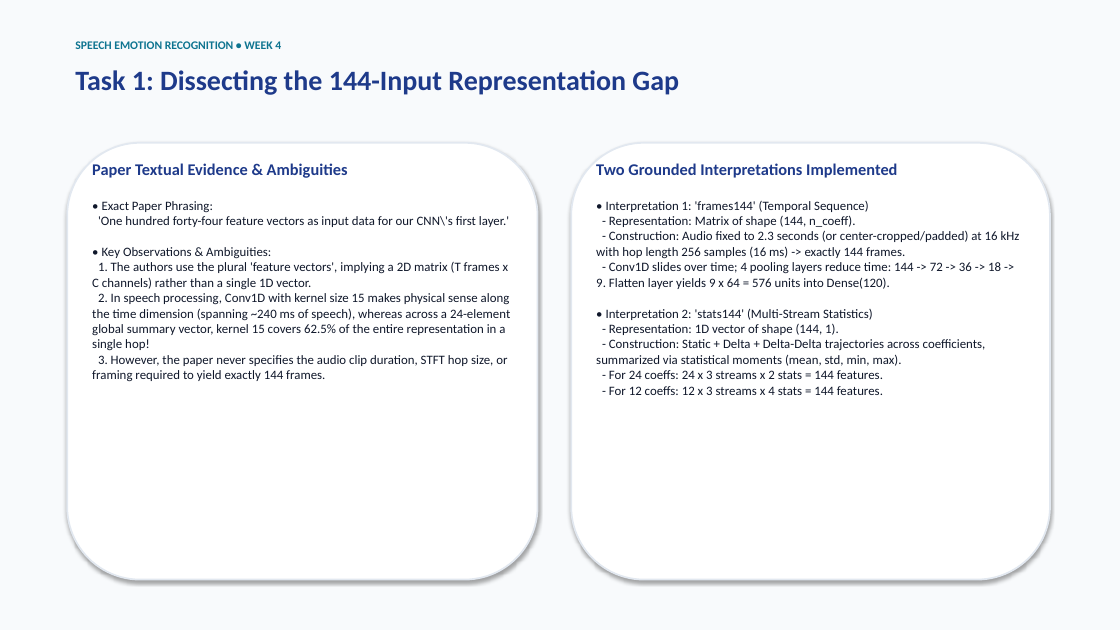
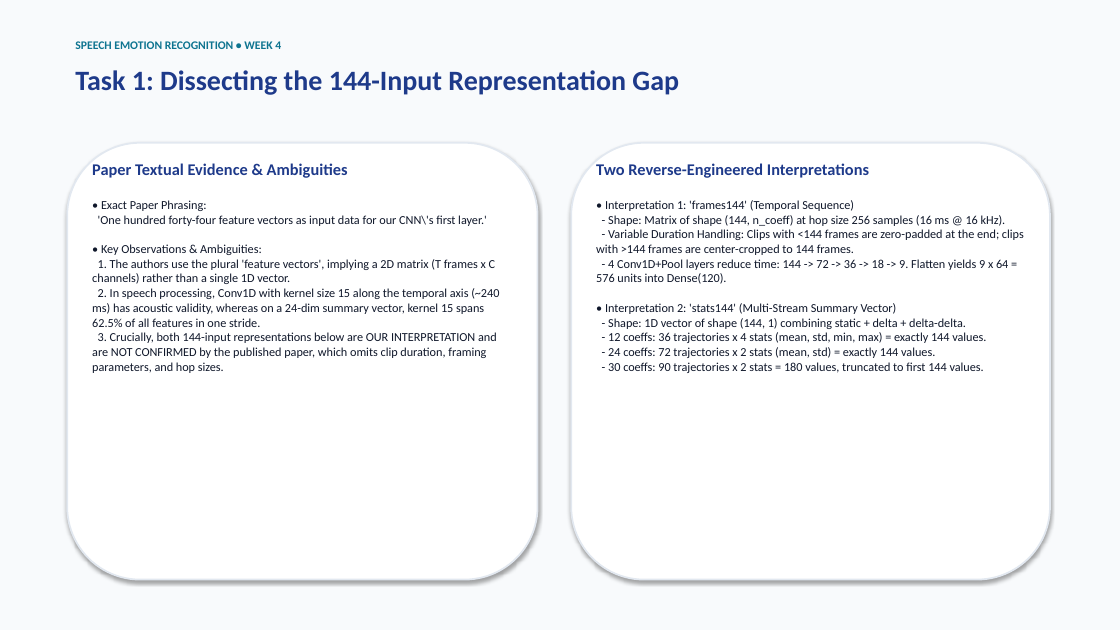
Before and after one commit to shreysatija1/Project-emotion, a slide deck: slide 4 of Week4_Status.pptx. Drawn at 1120x630 pixels with LibreOffice and Linux fonts; fonts in the diff are those of the drawing. Boxes give left, top, right and bottom in pixels: in the first picture for what was removed or moved away, otherwise in the second. Text is boxed around its words. In the diff, an @@ line names an element or a change of style, - is before the commit and + after.

Commit message:
Complete genuine AESDD rerun on canonical features, update per-coeff citations, Task 1 nuances, and rotating fold design

```diff
--- a/Week4_Status.pptx
+++ b/Week4_Status.pptx
@@ text at (596,163,869,178): text changed @@
-Two Grounded Interpretations Implemented
+Two Reverse-Engineered Interpretations
@@ text at (92,200,496,284): size 11 to 10.5 pt in "• Exact Paper Phrasing:", "'One hundred forty-four feature vectors as input ...", "• Key Observations & Ambiguities:", "1. The authors use the plural 'feature ..." @@
@@ text at (605,200,854,211): size 11 to 10.5 pt in "• Interpretation 1: 'frames144' (Temporal Sequence)" @@
@@ text at (596,215,1024,373): text changed; size 11 to 10.5 pt @@
-- Representation: Matrix of shape (144, n_coeff).
-- Construction: Audio fixed to 2.3 seconds (or center-cropped/padded) at 16 kHz with hop length 256 samples (16 ms) -> exactly 144 frames.
-- Conv1D slides over time; 4 pooling layers reduce time: 144 -> 72 -> 36 -> 18 -> 9. Flatten layer yields 9 x 64 = 576 units into Dense(120).
-• Interpretation 2: 'stats144' (Multi-Stream Statistics)
-- Representation: 1D vector of shape (144, 1).
-- Construction: Static + Delta + Delta-Delta trajectories across coefficients, summarized via statistical moments (mean, std, min, max).
-- For 24 coeffs: 24 x 3 streams x 2 stats = 144 features.
-- For 12 coeffs: 12 x 3 streams x 4 stats = 144 features.
+- Shape: Matrix of shape (144, n_coeff) at hop size 256 samples (16 ms @ 16 kHz).
+- Variable Duration Handling: Clips with <144 frames are zero-padded at the end; clips with >144 frames are center-cropped to 144 frames.
+- 4 Conv1D+Pool layers reduce time: 144 -> 72 -> 36 -> 18 -> 9. Flatten yields 9 x 64 = 576 units into Dense(120).
+• Interpretation 2: 'stats144' (Multi-Stream Summary Vector)
+- Shape: 1D vector of shape (144, 1) combining static + delta + delta-delta.
+- 12 coeffs: 36 trajectories x 4 stats (mean, std, min, max) = exactly 144 values.
+- 24 coeffs: 72 trajectories x 2 stats (mean, std) = exactly 144 values.
+- 30 coeffs: 90 trajectories x 2 stats = 180 values, truncated to first 144 values.
@@ text at (92,288,499,373): text changed; size 11 to 10.5 pt @@
-2. In speech processing, Conv1D with kernel size 15 makes physical sense along the time dimension (spanning ~240 ms of speech), whereas across a 24-element global summary vector, kernel 15 covers 62.5% of the entire representation in a single hop!
-3. However, the paper never specifies the audio clip duration, STFT hop size, or framing required to yield exactly 144 frames.
+2. In speech processing, Conv1D with kernel size 15 along the temporal axis (~240 ms) has acoustic validity, whereas on a 24-dim summary vector, kernel 15 spans 62.5% of all features in one stride.
+3. Crucially, both 144-input representations below are OUR INTERPRETATION and are NOT CONFIRMED by the published paper, which omits clip duration, framing parameters, and hop sizes.
```
Also in this commit, not shown: 5 other slides changed, 6 other files.
